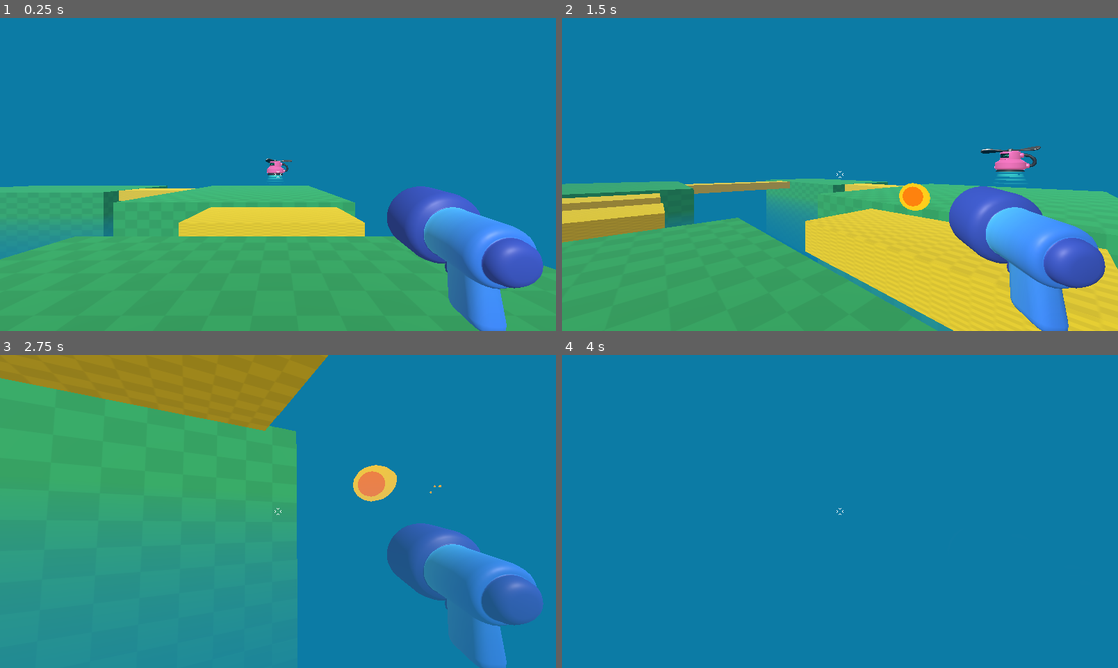
Above: before the commit, frames 1-4 (two rows, left to right).
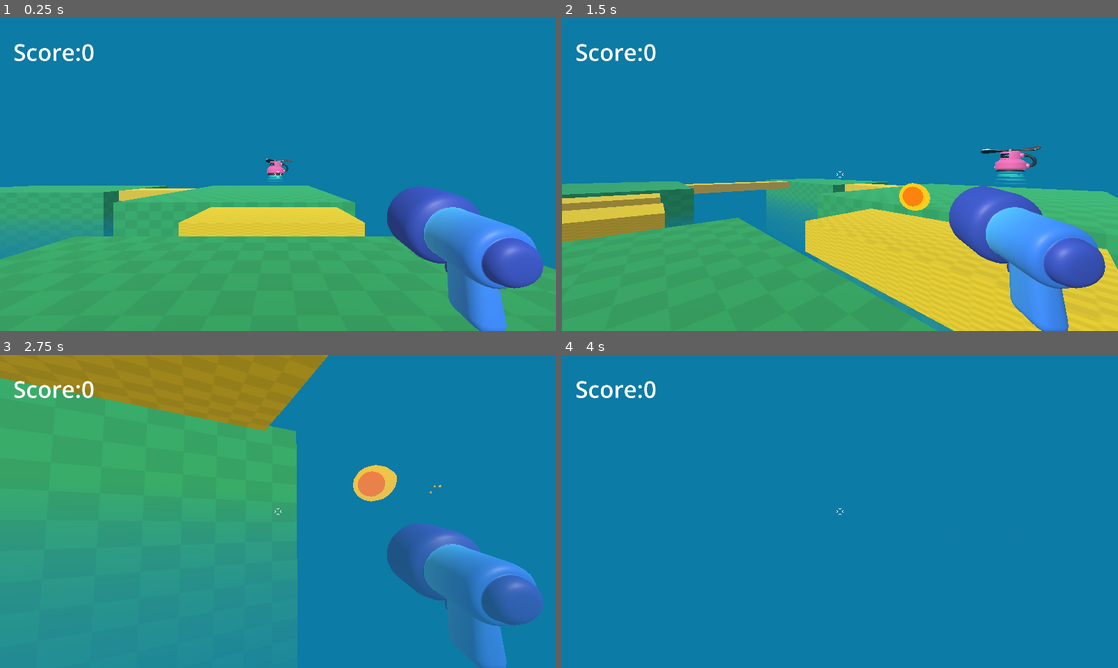
Above: after the commit, the same moments.

Repository: lanyy721/my3DGameDemo
Game: Godot game, scene res://game.tscn
The game is run twice, just before and just after one commit, with the same random seed, the same clock (stepped at 60 frames per second) and the same inputs.
Inputs (mouse positions are in pixels of both pictures, inside the frame that each line leads up to):
- Up to frame 1 (0.25 s): no input
- Up to frame 2 (1.5 s): tap Enter at 0.5 s; move the mouse to (867, 174) at 0.52 s; press the mouse at (867, 174) at 0.53 s; hold W (move_forward) from 0.53 s (still down); tap Space (jump) at 0.77 s; move the mouse to (812, 174) at 1.27 s; release the mouse at (812, 174) at 1.28 s; click (812, 174) at 1.35 s
- Up to frame 3 (2.75 s): keep holding W (move_forward); tap Space (jump) at 1.52 s; move the mouse to (289, 505) at 2.02 s; press the mouse at (289, 505) at 2.03 s
- Up to frame 4 (4 s): keep holding W (move_forward); move the mouse to (834, 517) at 2.77 s; release the mouse at (834, 517) at 2.78 s; click (834, 517) at 2.85 s; tap Space (jump) at 3.02, 3.5, 3.77 s; move the mouse to (878, 514) at 3.52 s; press the mouse at (878, 514) at 3.53 s

The runs differ from the first frame. In frame 1, 0.3% of the frame differs, in the area x 2-17%, y 8-14%; in frame 2, 0.3%; in frame 3, 0.3%; in frame 4, 0.3%.

Commit message:
Add score tracking for mob kills
Co-Authored-By: Claude Haiku 4.5 (1M context) <noreply@anthropic.com>

Diff:
--- /dev/null
+++ b/my-3d-game-demo/game.gd
@@ -0,0 +1,10 @@
+extends Node3D
+@onready var label: Label = %Label
+
+var play_score=0
+func increase_score():
+	play_score+=1
+	label.text="Score:"+str(play_score)
+
+func _on_mob_spawner_3d_mob_spwen(mob: Variant) -> void:
+	mob.died.connect(increase_score)
--- a/my-3d-game-demo/game.tscn
+++ b/my-3d-game-demo/game.tscn
@@ -1,5 +1,6 @@
 [gd_scene format=3 uid="uid://d062ks68phsks"]
 
+[ext_resource type="Script" uid="uid://c7kuginckd5r" path="res://game.gd" id="1_7jktm"]
 [ext_resource type="PackedScene" uid="uid://bjvh05kpaptry" path="res://player/player.tscn" id="1_80nbo"]
 [ext_resource type="Texture2D" uid="uid://btqf85qmhbqog" path="res://level/checkboard.png" id="1_e2o6t"]
 [ext_resource type="Material" uid="uid://oa3j5pr5skmk" path="res://level/bridge.tres" id="3_feb5d"]
@@ -21,7 +22,14 @@
 fog_height = -1.7
 fog_height_density = 0.35
 
+[sub_resource type="LabelSettings" id="LabelSettings_wp5od"]
+font_size = 80
+
 [node name="Game" type="Node3D" unique_id=1040004307]
+script = ExtResource("1_7jktm")
+
+[node name="MobSpawner3D" parent="." unique_id=1087165642 instance=ExtResource("4_fc0e3")]
+transform = Transform3D(1, 0, 0, 0, 1, 0, 0, 0, 1, 0, 0.5462403, -21.143969)
 
 [node name="CSGBox3D" type="CSGBox3D" parent="." unique_id=308179645]
 transform = Transform3D(1, 0, 0, 0, 1, 0, 0, 0, 1, 0, -4.997102, 0)
@@ -86,5 +94,13 @@
 size = Vector3(5, 1, 8.039401)
 material = ExtResource("3_feb5d")
 
-[node name="MobSpawner3D" parent="." unique_id=1087165642 instance=ExtResource("4_fc0e3")]
-transform = Transform3D(1, 0, 0, 0, 1, 0, 0, 0, 1, 0, 0.5462403, -21.143969)
+[node name="Label" type="Label" parent="." unique_id=170472939]
+unique_name_in_owner = true
+offset_left = 46.0
+offset_top = 62.0
+offset_right = 243.0
+offset_bottom = 139.0
+text = "Score:0"
+label_settings = SubResource("LabelSettings_wp5od")
+
+[connection signal="mob_spwen" from="MobSpawner3D" to="." method="_on_mob_spawner_3d_mob_spwen"]
--- a/my-3d-game-demo/mob/mob.gd
+++ b/my-3d-game-demo/mob/mob.gd
@@ -1,4 +1,6 @@
 extends RigidBody3D
+
+signal died
 
 var health=3
 var speed=randf_range(2.0,4.0)
@@ -30,6 +32,7 @@
 		apply_central_impulse(direction*10.0+random_upward_force)
 		timer.start()
 		lock_rotation=false
+		died.emit()
 
 
 
--- a/my-3d-game-demo/mob/spawner/mob_spawner_3d.gd
+++ b/my-3d-game-demo/mob/spawner/mob_spawner_3d.gd
@@ -1,4 +1,7 @@
 extends Node3D
+
+signal mob_spwen(mob)
+
 @export var mob_to_spawn:PackedScene = null
 
 @onready var marker_3d: Marker3D = %Marker3D
@@ -9,3 +12,5 @@
 	var new_mob=mob_to_spawn.instantiate()
 	add_child(new_mob)
 	new_mob.global_position=marker_3d.global_position
+
+	mob_spwen.emit(new_mob)
Not shown, added: my-3d-game-demo/game.gd.uid
